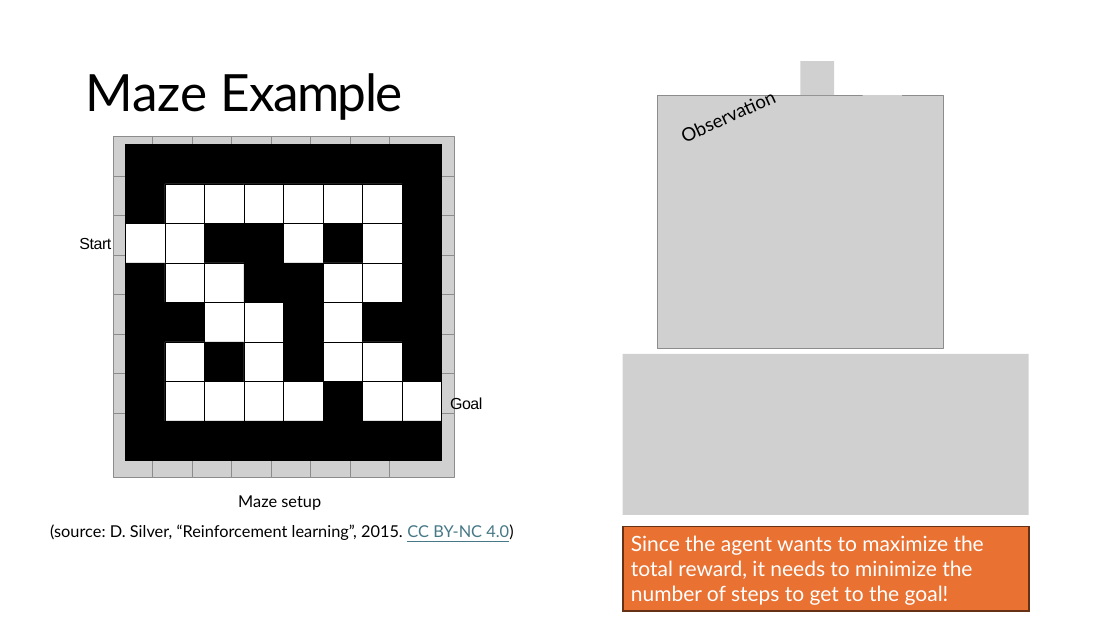
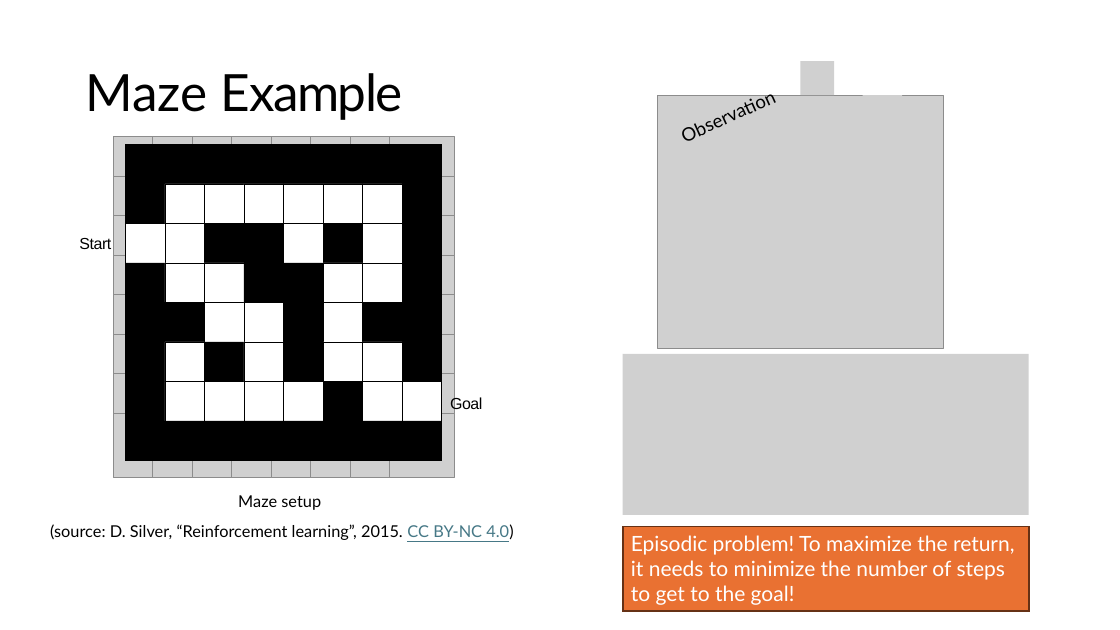
Before and after one commit to mhahsler/Introduction_to_Reinforcement_Learning, a slide deck: slide 29 of slides/Lecture_Chapter01.pptx. Drawn at 1120x630 pixels with LibreOffice and Linux fonts; fonts in the diff are those of the drawing; grey boxes stand for pictures. Boxes give left, top, right and bottom in pixels: in the first picture for what was removed or moved away, otherwise in the second. Text is boxed around its words. In the diff, an @@ line names an element or a change of style, - is before the commit and + after.

```diff
--- a/slides/Lecture_Chapter01.pptx
+++ b/slides/Lecture_Chapter01.pptx
@@ text in rectangle at bbox=[631, 535, 1015, 605]: text changed @@
-Since the agent wants to maximize the total reward, it needs to minimize the number of steps to get to the goal!
+Episodic problem! To maximize the return, it needs to minimize the number of steps to get to the goal!
```
Also in this commit, not shown: 17 other slides changed, 1 other file.
